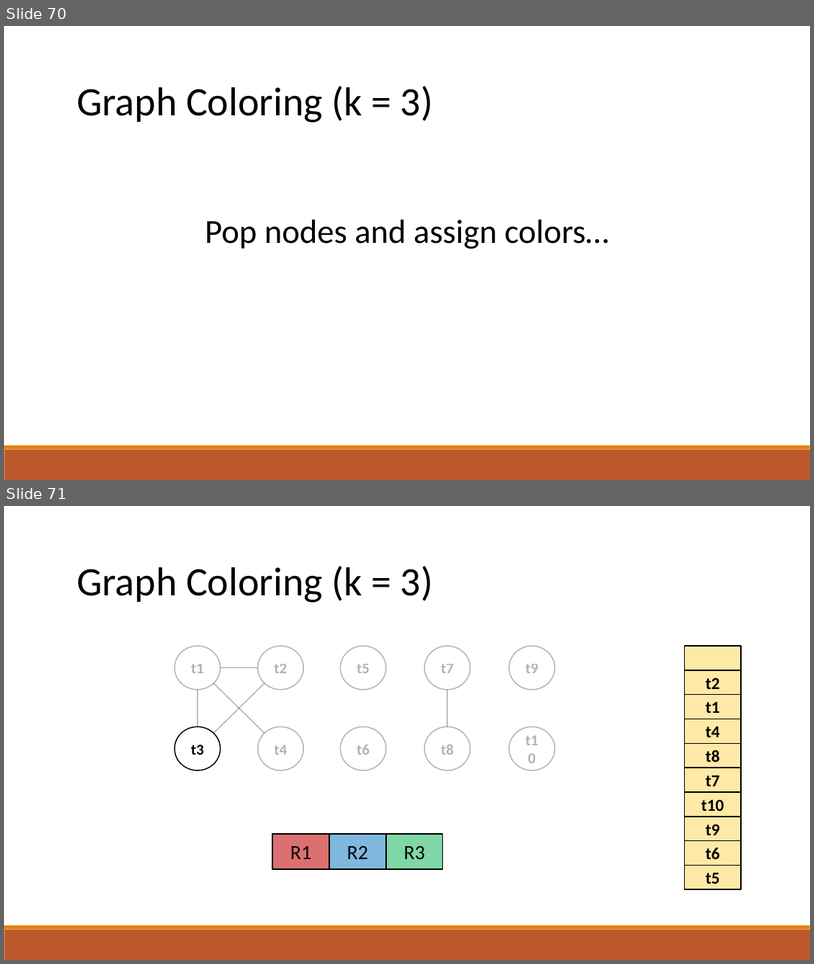
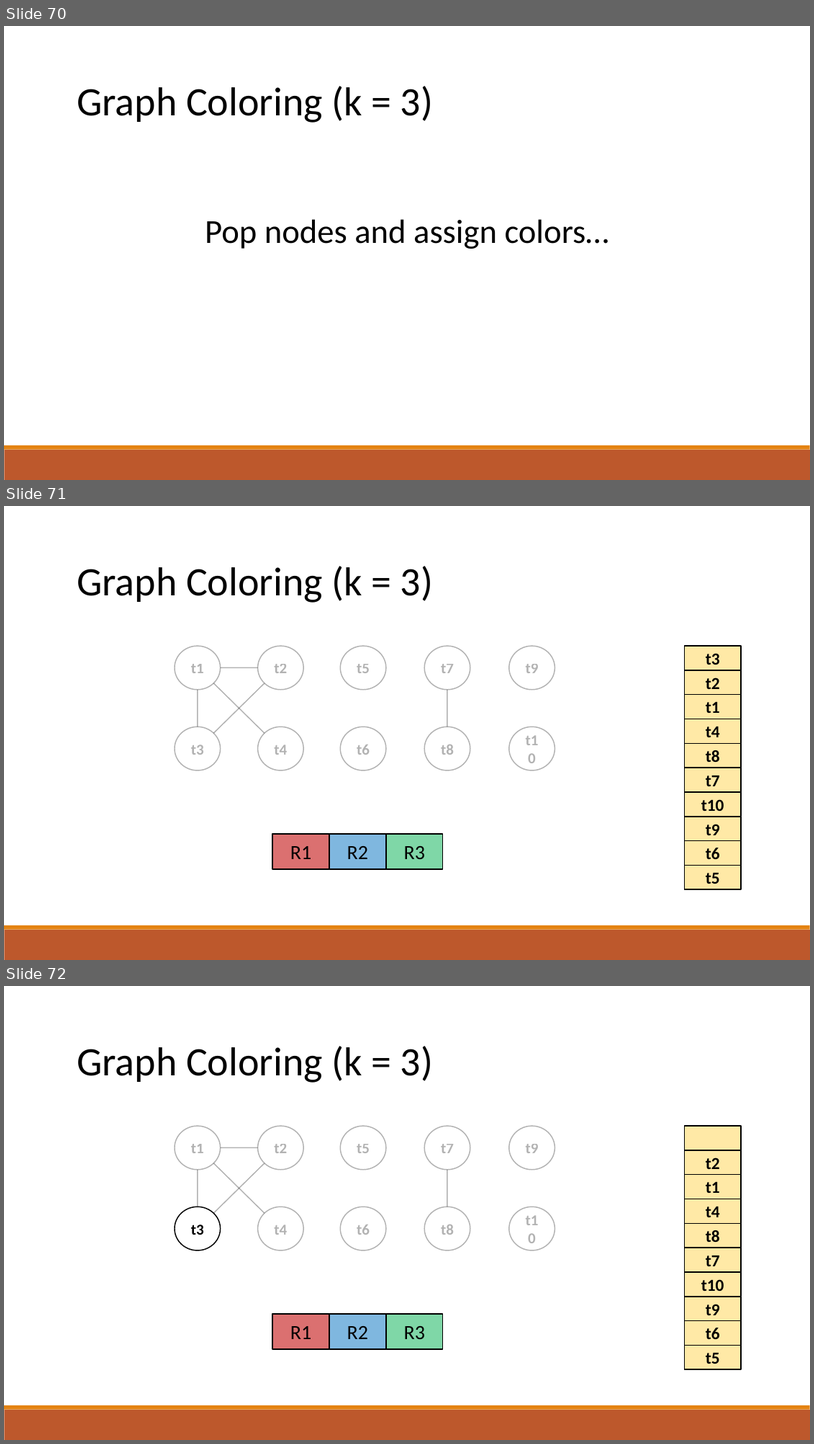
Before and after one commit to raghadzeidan/COMPILATION_TAU_FOR_STUDENTS, a slide deck: new_slides/register_allocation.pptx. Shown one above the other, each under a label of ours: slides 70 and 71 before the commit, slides 70, 71 and 72 after it. The pictures are 814x964 and 814x1444 pixels, drawn with LibreOffice and Linux fonts; fonts in the diff are those of the drawing. Boxes give left, top, right and bottom in pixels: in the first picture for what was removed or moved away, otherwise in the second. Text is boxed around its words. In the diff, an @@ line names an element or a change of style, - is before the commit and + after.

```diff
--- a/new_slides/register_allocation.pptx
+++ b/new_slides/register_allocation.pptx
@@ slide 71 added at (x1=4, y1=506, x2=810, y2=960), background #FFFFFF; not listed: 2 template elements that a slide beside it also shows @@
@@ text added at (x1=77, y1=566, x2=433, y2=602), 48 pt, text #000000 @@
+Graph Coloring (k = 3)
@@ ellipse added at (x1=175, y1=646, x2=221, y2=690), fill #FFFFFF at 47% opacity, outline #000000 1.25 pt, 18 pt, text #000000 at 30% opacity, bold @@
+t1
@@ ellipse added at (x1=258, y1=646, x2=304, y2=690), fill #FFFFFF at 47% opacity, outline #000000 1.25 pt, 18 pt, text #000000 at 30% opacity, bold @@
+t2
@@ ellipse added at (x1=340, y1=646, x2=386, y2=690), fill #FFFFFF at 47% opacity, outline #000000 1.25 pt, 18 pt, text #000000 at 30% opacity, bold @@
+t5
@@ ellipse added at (x1=424, y1=646, x2=471, y2=690), fill #FFFFFF at 47% opacity, outline #000000 1.25 pt, 18 pt, text #000000 at 30% opacity, bold @@
+t7
@@ ellipse added at (x1=509, y1=646, x2=555, y2=690), fill #FFFFFF at 47% opacity, outline #000000 1.25 pt, 18 pt, text #000000 at 30% opacity, bold @@
+t9
@@ line added from (221, 667) to (258, 667), #000000 1.25 pt @@
@@ group added at (x1=684, y1=646, x2=741, y2=889): 10 rectangles @@
+t10
+t9
+t6
+t5
+t1
+t4
+t8
+t7
+t3
+t2
@@ line added from (198, 727) to (198, 690), #000000 1.25 pt @@
@@ line added from (214, 733) to (265, 683), #000000 1.25 pt @@
@@ line added from (214, 683) to (265, 733), #000000 1.25 pt @@
@@ line added from (448, 727) to (448, 690), #000000 1.25 pt @@
@@ ellipse added at (x1=175, y1=727, x2=221, y2=770), fill #FFFFFF at 47% opacity, outline #000000 1.25 pt, 18 pt, text #000000 at 30% opacity, bold @@
+t3
@@ ellipse added at (x1=258, y1=727, x2=304, y2=770), fill #FFFFFF at 47% opacity, outline #000000 1.25 pt, 18 pt, text #000000 at 30% opacity, bold @@
+t4
@@ ellipse added at (x1=340, y1=727, x2=386, y2=770), fill #FFFFFF at 47% opacity, outline #000000 1.25 pt, 18 pt, text #000000 at 30% opacity, bold @@
+t6
@@ ellipse added at (x1=424, y1=727, x2=471, y2=770), fill #FFFFFF at 47% opacity, outline #000000 1.25 pt, 18 pt, text #000000 at 30% opacity, bold @@
+t8
@@ ellipse added at (x1=509, y1=727, x2=555, y2=770), fill #FFFFFF at 47% opacity, outline #000000 1.25 pt, 18 pt, text #000000 at 30% opacity, bold @@
+t10
@@ rectangle added at (x1=273, y1=834, x2=329, y2=869), fill #C00000 at 56% opacity, outline #000000 1.25 pt, 24 pt, text #000000 @@
+R1
@@ rectangle added at (x1=329, y1=834, x2=386, y2=869), fill #0070C0 at 50% opacity, outline #000000 1.25 pt, 24 pt, text #000000 @@
+R2
@@ rectangle added at (x1=386, y1=834, x2=443, y2=869), fill #00B050 at 50% opacity, outline #000000 1.25 pt, 24 pt, text #000000 @@
+R3
@@ what was slide 71 is now slide 72 @@
```
Also in this commit, not shown: 2 slides changed, 1 other slide added, 1 other file.
